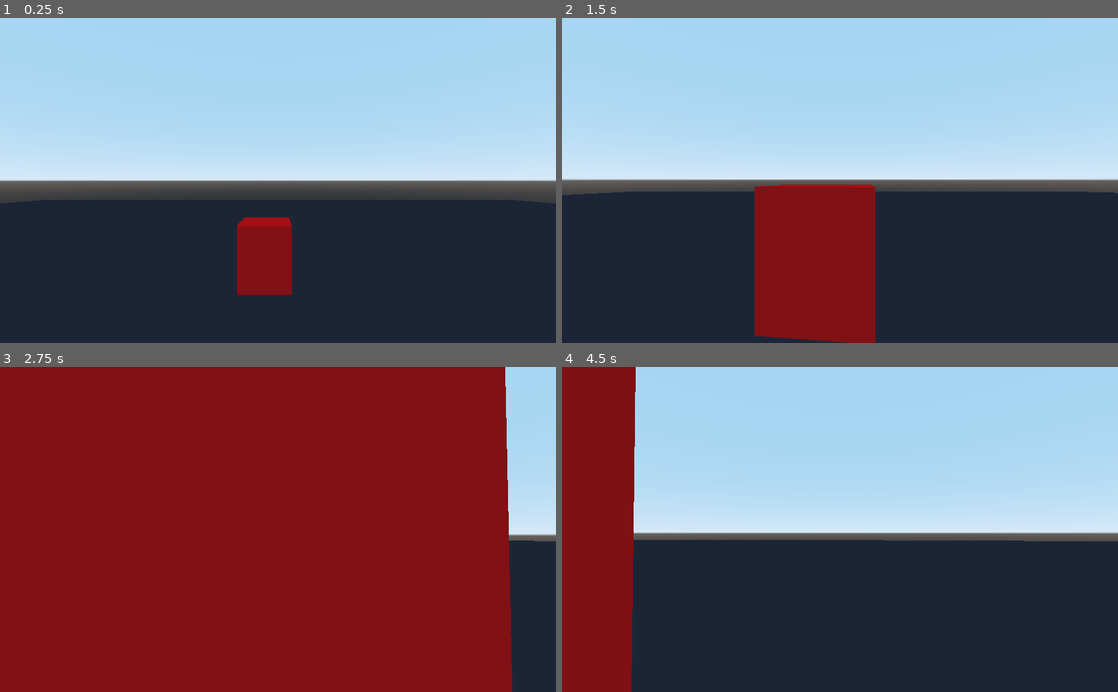
Above: before the commit, frames 1-4 (two rows, left to right).
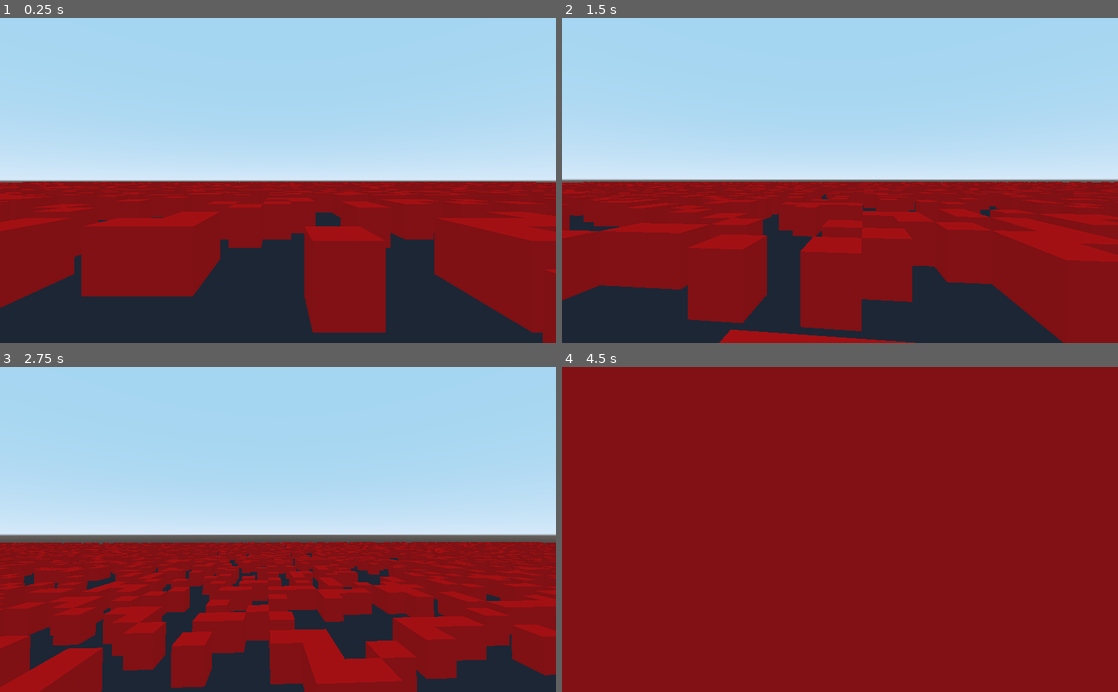
Above: after the commit, the same moments.

Repository: tdworowy/cellular_automata_the_game
Game: Godot game, scene res://main.tscn
The game is run twice, just before and just after one commit, with the same random seed, the same clock (stepped at 60 frames per second) and the same inputs.
Inputs (mouse positions are in pixels of both pictures, inside the frame that each line leads up to):
- Up to frame 1 (0.25 s): no input
- Up to frame 2 (1.5 s): move the mouse to (867, 180) at 0.52 s; hold Space (jump) 0.53-1.28 s; hold W (forward) from 0.53 s (still down); move the mouse to (812, 180) at 1.27 s; tap Space (jump) at 1.35 s
- Up to frame 3 (2.75 s): keep holding W (forward); tap Space (jump) at 1.52, 1.82 s; move the mouse to (289, 523) at 2.02 s; hold Space (jump) from 2.03 s (still down)
- Up to frame 4 (4.5 s): keep holding W (forward); move the mouse to (834, 536) at 2.77 s; release Space (jump) at 2.78 s; tap Space (jump) at 2.85, 3.02, 3.32, 4.35 s; move the mouse to (878, 532) at 3.52 s; hold Space (jump) 3.53-4.28 s; move the mouse to (795, 526) at 4.27 s

The runs differ from the first frame. In frame 1, 34% of the frame differs, in the area x 0-100%, y 50-100%; in frame 2, 34%; in frame 3, 70%; in frame 4, 87%, in the area x 12-100%, y 0-100%.

Commit message:
update

Diff:
--- a/Player.gd
+++ b/Player.gd
@@ -1,7 +1,7 @@
 extends KinematicBody
 
-var moveSpeed:float = 10
-var jumpForce:float = 10
+var moveSpeed:float = 40
+var jumpForce:float = 20
 var gravity:float=12
 
 var minLookAngle:float = -90
--- a/main.gd
+++ b/main.gd
@@ -5,7 +5,22 @@
 const red = Color( 1, 0, 0, 1 )
 
 
-func generate_box(x:int=1,z:int=1):
+func generate_grid(x:int,z:int, prob_of_one:float):
+	var grid = []
+	for i in range(x):
+		var row = []
+		for j in range(z):
+			randomize()
+			var rand_int = rand_range(1,10)
+			if rand_int <= int(prob_of_one * 10):
+				row.append(1)
+			else:
+				row.append(0)
+		grid.append(row)
+	return grid
+
+
+func generate_box(material:SpatialMaterial,x:int=1,y:int=1,z:int=1):
 	var static_body = StaticBody.new()
 	var colision_shape = CollisionShape.new()
 	var box = CSGBox.new()
@@ -15,24 +30,36 @@
 	static_body.scale.z = scale_z
 
 	static_body.translation.x = x
-	static_body.translation.y = 1
+	static_body.translation.y = y
 	static_body.translation.z = z
 
-	var material = SpatialMaterial.new()
-	material.albedo_color = red
 	box.material = material
 
 	colision_shape.set_shape(BoxShape.new())
 	colision_shape.add_child(box)
 	static_body.add_child(colision_shape)
+
 	return static_body
 
-# Called when the node enters the scene tree for the first time.
 func _ready():
 
-	var box = generate_box()
-	self.add_child(box)
+	var material = SpatialMaterial.new()
+	material.albedo_color = red
 
+	var floor_scale_x = $floor.scale.x
+	var floor_scale_z = $floor.scale.z
+
+	var grid = generate_grid(floor_scale_x/scale_x, floor_scale_z/scale_z, 0.3)
+	var x = floor_scale_x
+	var z = floor_scale_z
+	for row in grid:
+		for value in row:
+			if value == 1:
+				var box = generate_box(material,x,1,z)
+				self.add_child(box)
+			x = x - (scale_x * 2)
+		x = floor_scale_x
+		z = z - (scale_z * 2)
 
 # Called every frame. 'delta' is the elapsed time since the previous frame.
 #func _process(delta):
--- a/main.tscn
+++ b/main.tscn
@@ -6,13 +6,13 @@
 [sub_resource type="BoxShape" id=1]
 
 [sub_resource type="SpatialMaterial" id=2]
-albedo_color = Color( 0.168627, 0.156863, 0.211765, 1 )
+albedo_color = Color( 0.168627, 0.160784, 0.207843, 1 )
 
 [node name="Spatial" type="Spatial"]
 script = ExtResource( 2 )
 
 [node name="floor" type="StaticBody" parent="."]
-transform = Transform( 100, 0, 0, 0, 1, 0, 0, 0, 100, 0, 0, 0 )
+transform = Transform( 500, 0, 0, 0, 1, 0, 0, 0, 500, 0, 0, 0 )
 
 [node name="CollisionShape" type="CollisionShape" parent="floor"]
 shape = SubResource( 1 )
@@ -21,4 +21,4 @@
 material = SubResource( 2 )
 
 [node name="Player" parent="." instance=ExtResource( 1 )]
-transform = Transform( 1, 0, 0, 0, 1, 0, 0, 0, 1, 0, 8.21005, -17.8647 )
+transform = Transform( 1, 0, 0, 0, 1, 0, 0, 0, 1, -0.105713, 8.21006, 1.32788 )
--- a/player.tscn
+++ b/player.tscn
@@ -15,3 +15,4 @@
 
 [node name="Camera" type="Camera" parent="."]
 transform = Transform( -1, 0, -3.25841e-07, 0, 1, 0, 3.25841e-07, 0, -1, 0, 1.5, 0 )
+far = 550.0
